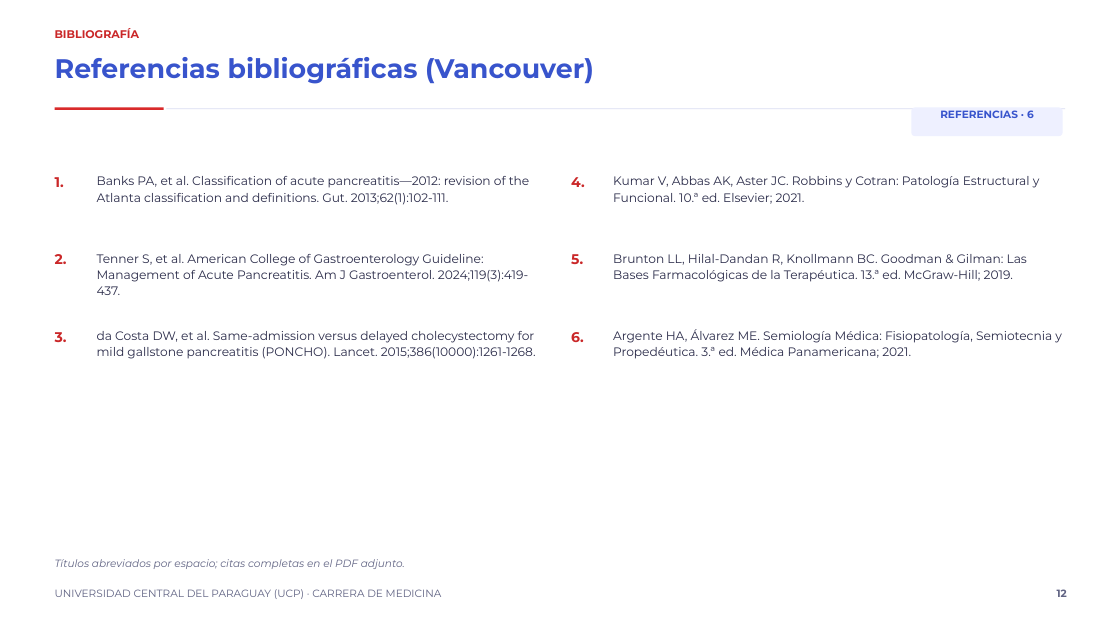
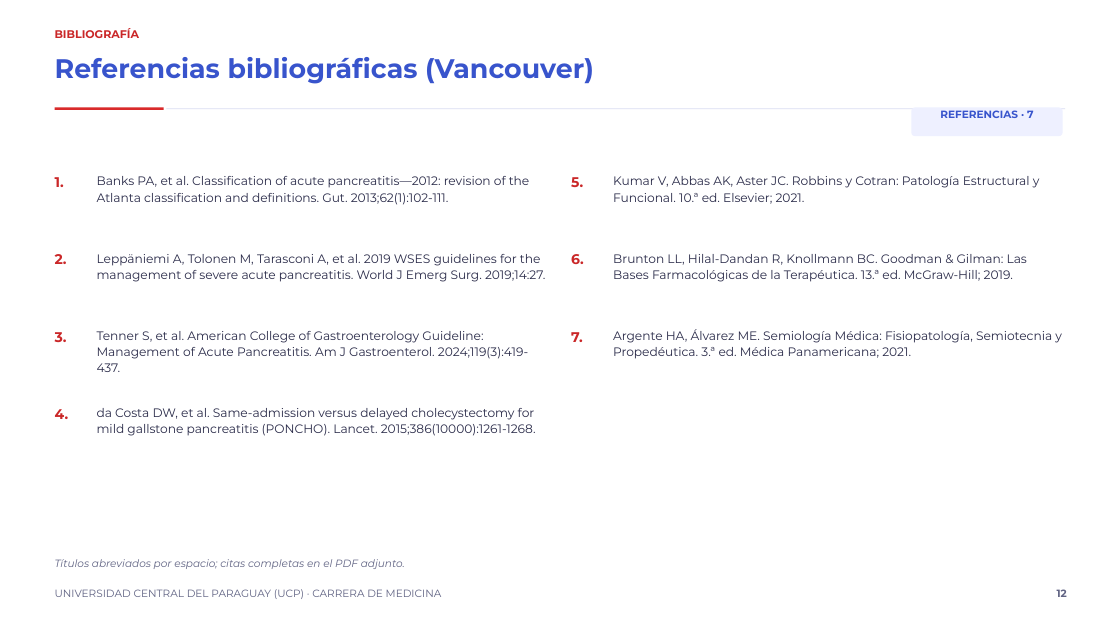
Before and after one commit to rpsin9096/slide-repo-v1, a slide deck: slide 12 of entregas-es/pancreatitis-biliar/Pancreatitis_biliar_12_diapositivas_es.pptx. Drawn at 1120x630 pixels with LibreOffice and Linux fonts; fonts in the diff are those of the drawing. Boxes give left, top, right and bottom in pixels: in the first picture for what was removed or moved away, otherwise in the second. Text is boxed around its words. In the diff, an @@ line names an element or a change of style, - is before the commit and + after.

Commit message:
Correcciones tras verificación de fuentes (PONCHO, ventana TC, referencias)
- Diap. 11: '30 % a 90 días' sustituido por el dato del PONCHO (Lancet 2015): 17 % vs 5 % a 6 meses.
- Diap. 9: takeaway de TC 72-96 h reformulado a 'reduce el riesgo de subestimar la necrosis'.
- Diap. 12: añadida WSES 2019 (Leppäniemi A et al., World J Emerg Surg 2019;14:27) como fuente de la ventana TC.
- PPTX reconstruido: 17 diapositivas, 0 violaciones de contraste.

```diff
--- a/entregas-es/pancreatitis-biliar/Pancreatitis_biliar_12_diapositivas_es.pptx
+++ b/entregas-es/pancreatitis-biliar/Pancreatitis_biliar_12_diapositivas_es.pptx
@@ text at [940,110,1034,118]: text changed @@
-REFERENCIAS · 6
+REFERENCIAS · 7
@@ text "5.": place and size @@
-text "5." at [571,254,583,264]
+text "5." at [571,177,583,187]
@@ text at [97,254,545,282]: text changed @@
-Tenner S, et al. American College of Gastroenterology Guideline: Management of Acute Pancreatitis. Am J Gastroenterol. 2024;119(3):419-437.
+Leppäniemi A, Tolonen M, Tarasconi A, et al. 2019 WSES guidelines for the management of severe acute pancreatitis. World J Emerg Surg. 2019;14:27.
@@ text "6.": place and size @@
-text "6." at [571,332,584,342]
+text "6." at [571,254,584,264]
@@ text added at [97,331,528,372], 10.5 pt, text #2B2C4A @@
+Tenner S, et al. American College of Gastroenterology Guideline: Management of Acute Pancreatitis. Am J Gastroenterol. 2024;119(3):419-437.
@@ text added at [571,332,583,342], 12 pt, text #CA2728, bold @@
+7.
@@ text "4.": place and size @@
-text "4." at [571,177,585,187]
+text "4." at [55,409,69,419]
@@ text "da Costa DW, et al. ...": place and size @@
-text "da Costa DW, et al. ..." at [97,331,536,359]
+text "da Costa DW, et al. ..." at [97,408,536,436]
```
Also in this commit, not shown: 2 other slides changed, 1 other file.
